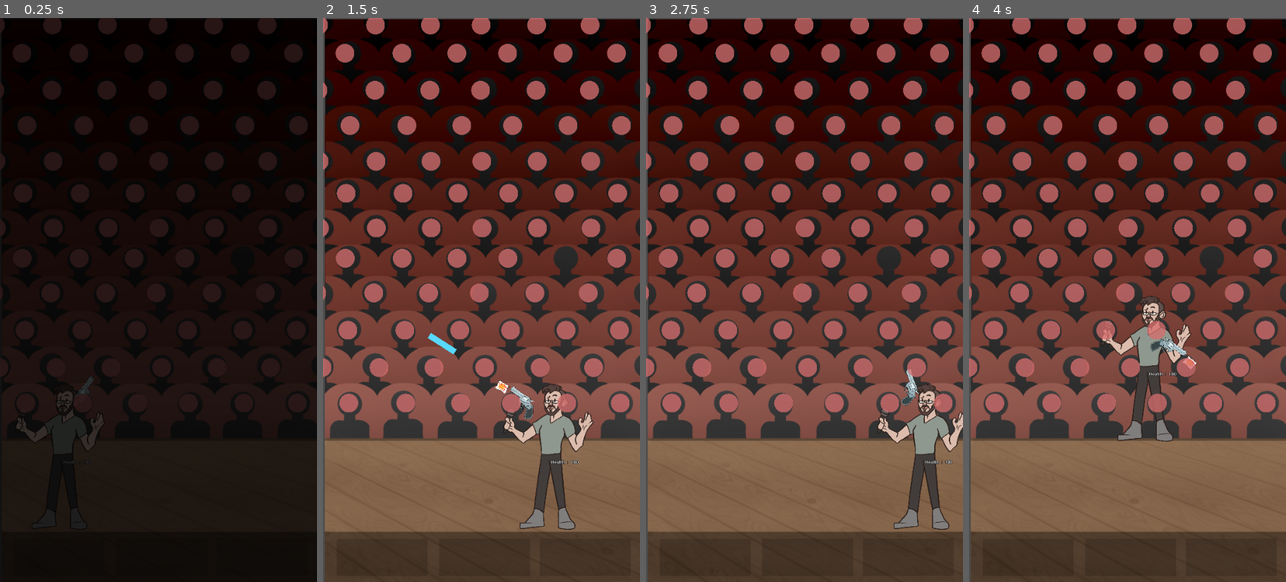
Above: before the commit, frames 1-4 (left to right).
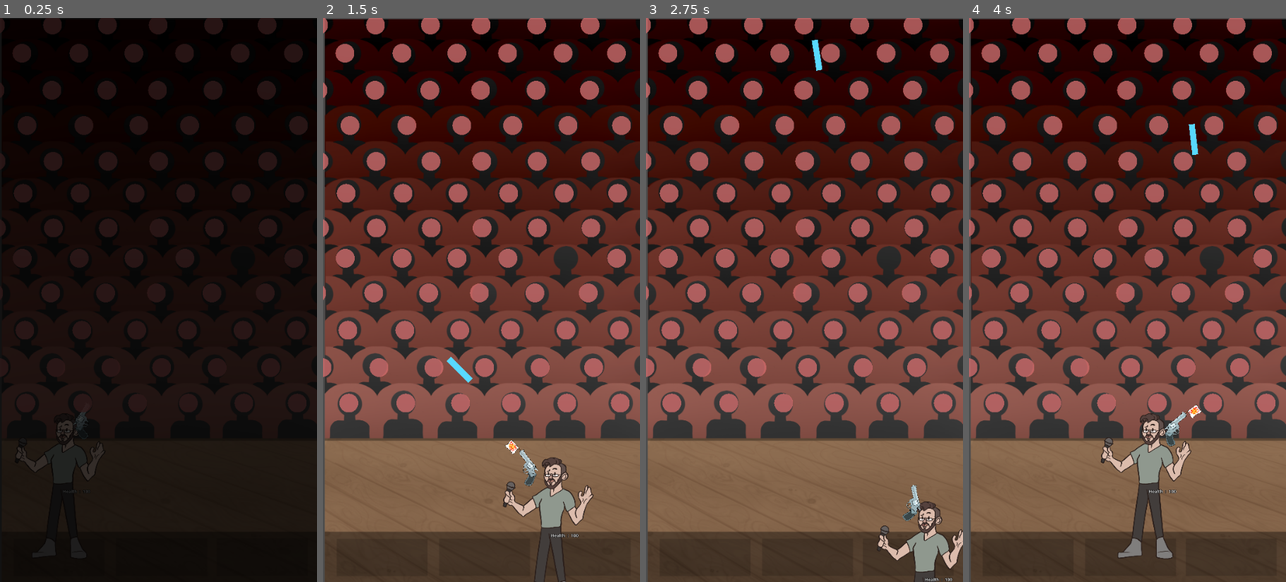
Above: after the commit, the same moments.

Repository: danmiltenberger/GlobalGameJam
Game: Godot game, scene res://LevelControl/root.tscn
The game is run twice, just before and just after one commit, with the same random seed, the same clock (stepped at 60 frames per second) and the same inputs.
Inputs (mouse positions are in pixels of both pictures, inside the frame that each line leads up to):
- Up to frame 1 (0.25 s): no input
- Up to frame 2 (1.5 s): move the mouse to (551, 271) at 0.52 s; hold Right (ui_right) 0.53-1.28 s; click (551, 271) at 0.6 s; move the mouse to (418, 328) at 1.27 s; hold Down (ui_down) from 1.28 s (still down); click (418, 328) at 1.35 s
- Up to frame 3 (2.75 s): move the mouse to (836, 175) at 2.02 s; release Down (ui_down) at 2.03 s; hold Right (ui_right) from 2.03 s (still down); click (836, 175) at 2.1 s
- Up to frame 4 (4 s): move the mouse to (1111, 412) at 2.77 s; release Right (ui_right) at 2.78 s; hold Up (ui_up) 2.78-3.53 s; click (1111, 412) at 2.85 s; move the mouse to (1222, 384) at 3.52 s; hold Left (ui_left) from 3.53 s (still down); click (1222, 384) at 3.6 s

The runs differ from the first frame. In frame 1, 0.5% of the frame differs, in the area x 5-33%, y 63-85%; in frame 2, 4.0%; in frame 3, 3.9%; in frame 4, 4.7%, in the area x 41-74%, y 18-96%.

Commit message:
Move player space down

Diff:
--- a/Player/player.tscn
+++ b/Player/player.tscn
@@ -13,8 +13,8 @@
 script = ExtResource("1_dt1rp")
 stage_left = 150
 stage_right = 950
-stage_top = 1200
-stage_bot = 1500
+stage_top = 1600
+stage_bot = 1900
 speed = 750
 
 [node name="Sprite2D" type="Sprite2D" parent="."]
